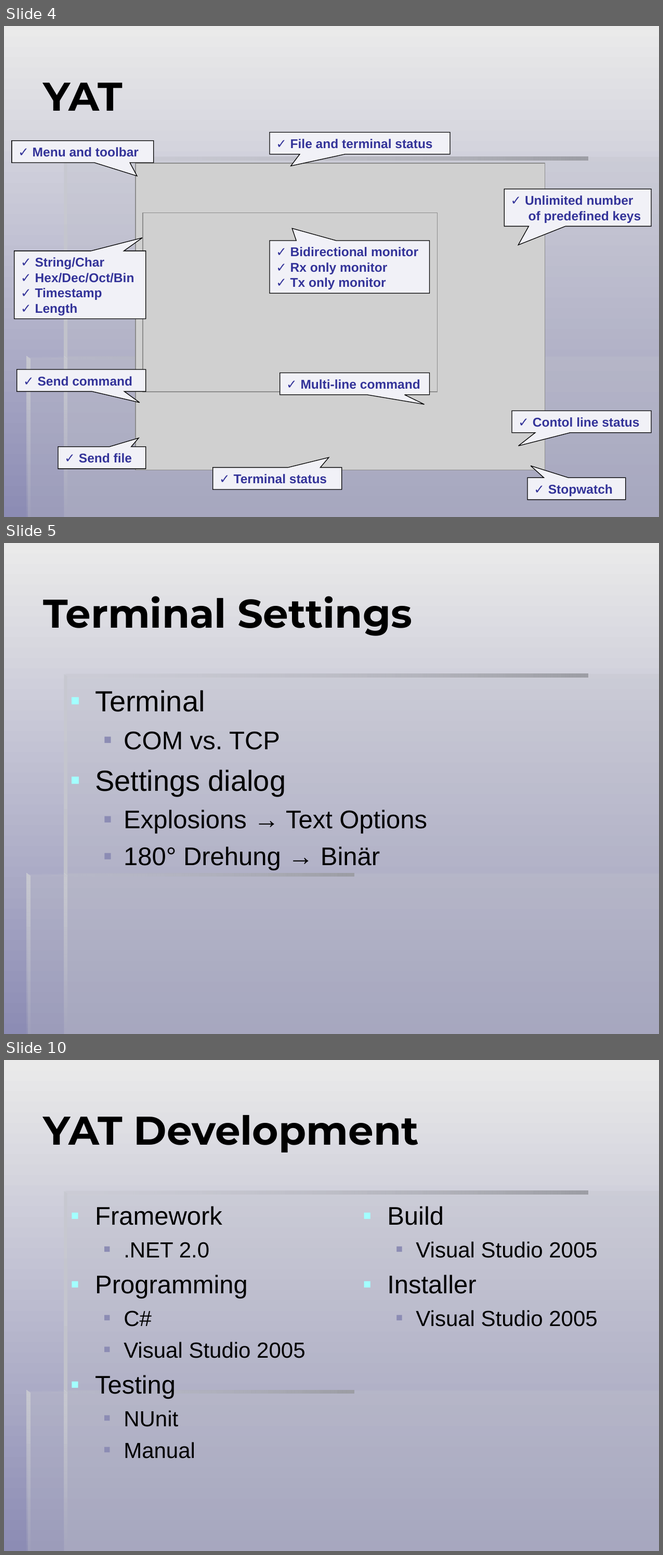
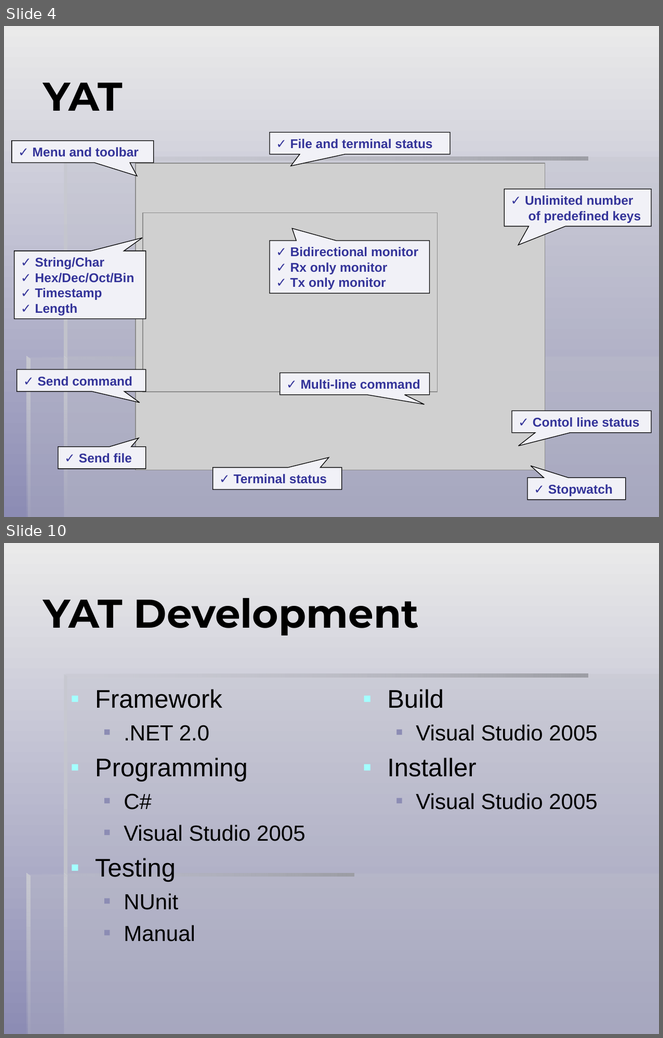
Before and after one commit to icis4/yat, a slide deck: _Doc.User/YAT Presentation/YAT.ppt. Shown one above the other, each under a label of ours: slides 4, 5 and 10 before the commit, slides 4 and 10 after it; the slides between them are not shown. The pictures are 663x1555 and 663x1038 pixels, drawn with LibreOffice and Linux fonts; fonts in the diff are those of the drawing; grey boxes stand for pictures. Boxes give left, top, right and bottom in pixels: in the first picture for what was removed or moved away, otherwise in the second. Text is boxed around its words. In the diff, an @@ line names an element or a change of style, - is before the commit and + after.

```diff
--- a/_Doc.User/YAT Presentation/YAT.ppt
+++ b/_Doc.User/YAT Presentation/YAT.ppt
@@ slide 5 removed at (x1=4, y1=543, x2=659, y2=1034), background gradient #EAEAEA to #8C8CB4; not listed: 7 template elements that a slide beside it also shows @@
@@ title removed at (x1=43, y1=596, x2=412, y2=636) @@
-Terminal Settings
@@ text removed at (x1=95, y1=690, x2=427, y2=871) @@
-▪ Terminal
-  ▪ COM vs. TCP
-▪ Settings dialog
-  ▪ Explosions → Text Options
-  ▪ 180° Drehung → Binär
```
Also in this commit, not shown: 4 slides changed, 3 slides added, 2 other slides removed, 8 other files.
